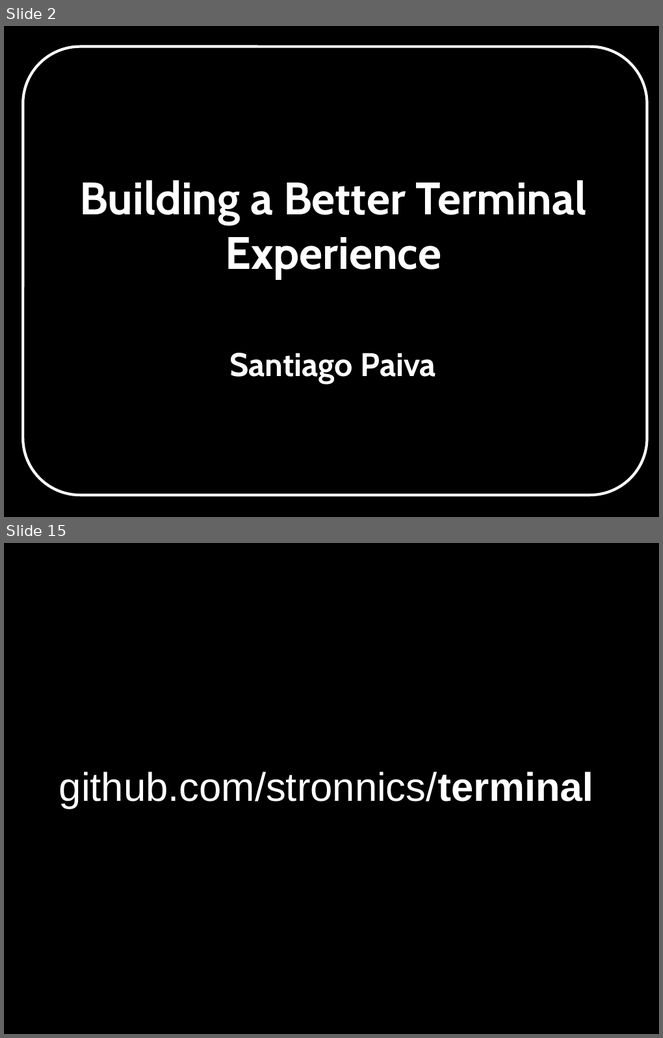
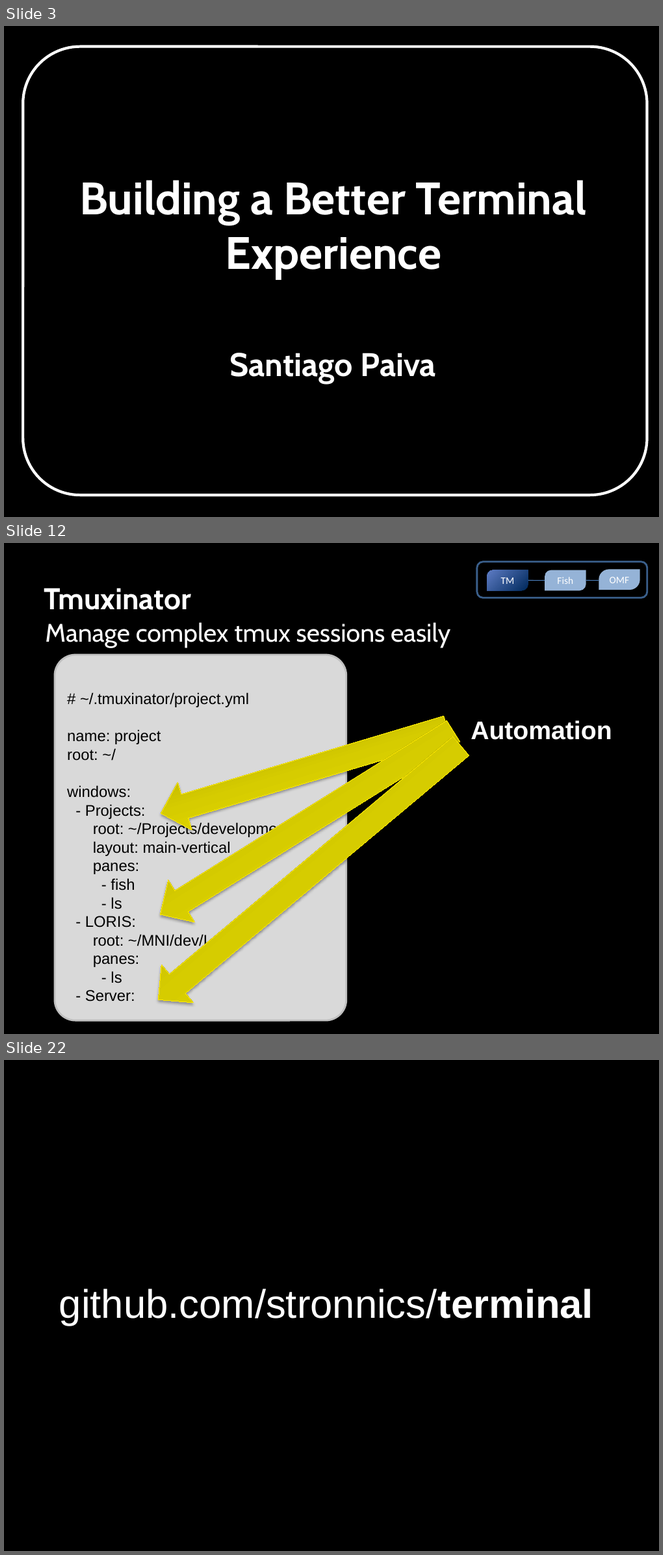
Before and after one commit to paiva/terminal, a slide deck: presentation/terminal.pptx. Shown one above the other, each under a label of ours: slides 2 and 15 before the commit, slides 3, 12 and 22 after it; the slides between them are not shown. The pictures are 663x1038 and 663x1555 pixels, drawn with LibreOffice and Linux fonts; fonts in the diff are those of the drawing. Boxes give left, top, right and bottom in pixels: in the first picture for what was removed or moved away, otherwise in the second. Text is boxed around its words. In the diff, an @@ line names an element or a change of style, - is before the commit and + after.

```diff
--- a/presentation/terminal.pptx
+++ b/presentation/terminal.pptx
@@ slide 12 added at bbox=[4, 543, 659, 1034], background #000000 @@
@@ rounded rectangle added at bbox=[477, 562, 648, 598], outline #3A5F8B 2.01 pt @@
@@ round diag rect added at bbox=[487, 570, 528, 590], fill gradient #5E7CC4 to #00295C, 11 pt, text #FFFFFF @@
+TM
@@ line added from (528, 580) to (545, 580), #4A7EBB 0.74 pt @@
@@ round diag rect added at bbox=[545, 570, 586, 590], fill #95B3D7, 11 pt, text #FFFFFF @@
+Fish
@@ line added from (586, 580) to (599, 580), #4A7EBB 0.74 pt @@
@@ round diag rect added at bbox=[599, 569, 640, 590], fill #95B3D7, 11 pt, text #FFFFFF @@
+OMF
@@ text added at bbox=[44, 588, 192, 610], 33 pt, text #FFFFFF, bold @@
+Tmuxinator
@@ text added at bbox=[45, 622, 451, 648], 28 pt, text #FFFFFF @@
+Manage complex tmux sessions easily
@@ rounded rectangle added at bbox=[55, 655, 346, 1021], fill #D9D9D9, outline #BFBFBF 2 pt, 17 pt, text #000000 @@
+# ~/.tmuxinator/project.yml
+name: project
+root: ~/
+windows:
+- Projects:
+root: ~/Projects/development
+layout: main-vertical
+panes:
+- fish
+- ls
+- LORIS:
+root: ~/MNI/dev/Loris
+panes:
+- ls
+- Server:
@@ right arrow added at bbox=[147, 710, 467, 936], fill gradient #979000 to #D7CD00 to #FFF300, outline #FFEA00 0.75 pt @@
@@ right arrow added at bbox=[154, 704, 455, 837], fill gradient #979000 to #D7CD00 to #FFF300, outline #FFEA00 0.75 pt @@
@@ right arrow added at bbox=[142, 727, 477, 1019], fill gradient #979000 to #D7CD00 to #FFF300, outline #FFEA00 0.75 pt @@
@@ text added at bbox=[471, 720, 612, 740], 28 pt, text #FFFFFF, bold @@
+Automation
@@ what was slide 2 is now slide 3 @@
@@ what was slide 15 is now slide 22 @@
```
Also in this commit, not shown: 5 slides changed, 9 other slides added, 3 slides removed.
